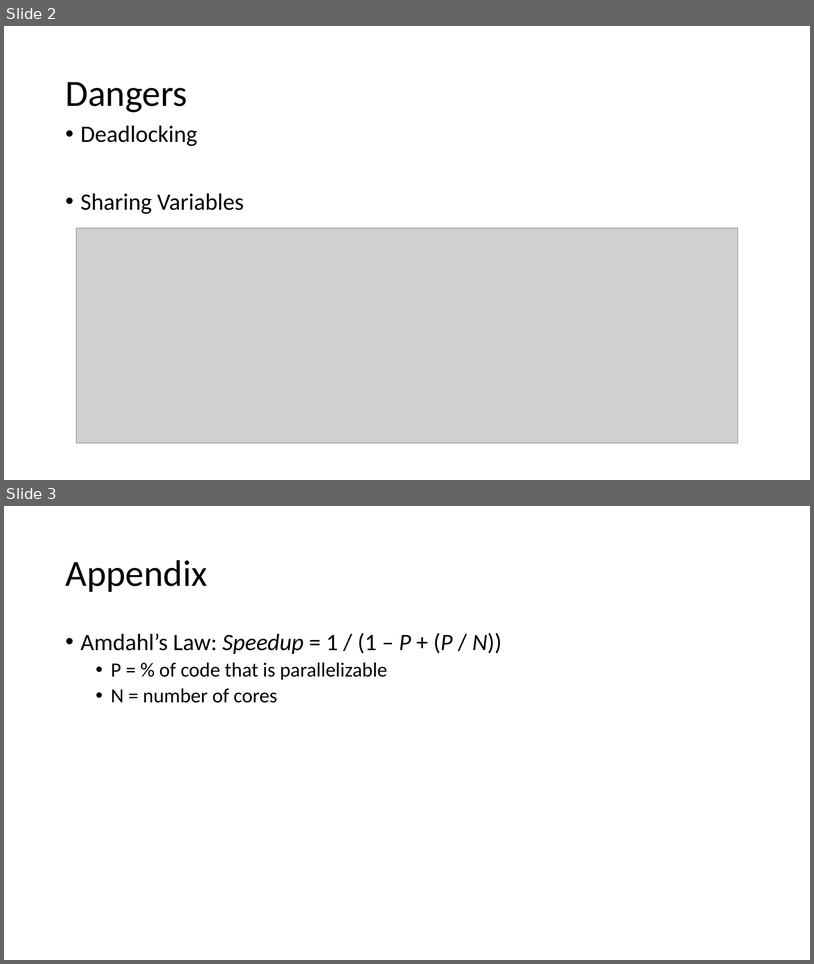
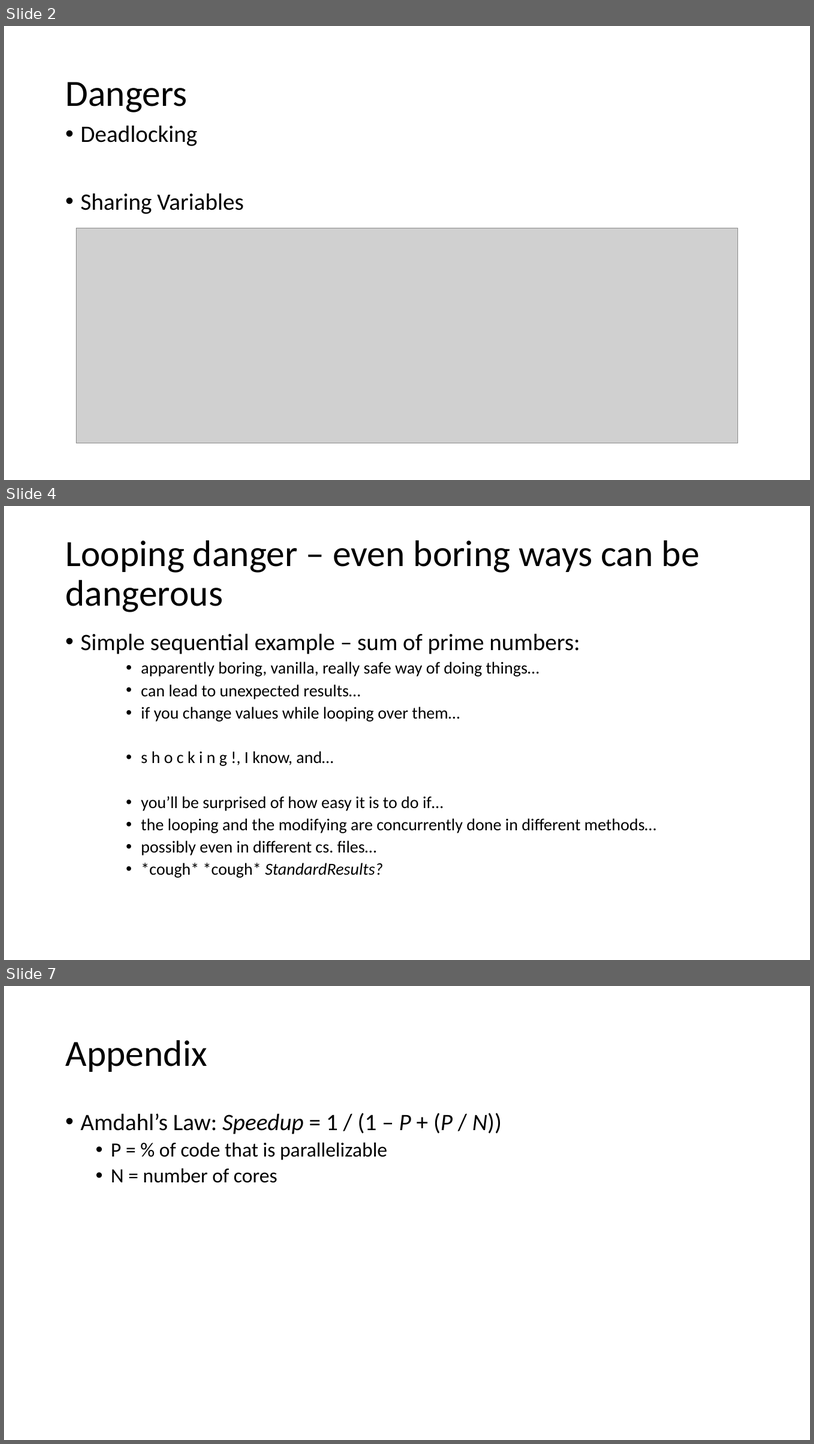
Before and after one commit to Ch3loo19/ConcurrencyDotNet, a slide deck: Concurrency/AdditionalInfo/SlidesDesu/GeekSlides.pptx. Shown one above the other, each under a label of ours: slides 2 and 3 before the commit, slides 2, 4 and 7 after it; the slides between them are not shown. The pictures are 814x964 and 814x1444 pixels, drawn with LibreOffice and Linux fonts; fonts in the diff are those of the drawing; grey boxes stand for pictures. Boxes give left, top, right and bottom in pixels: in the first picture for what was removed or moved away, otherwise in the second. Text is boxed around its words. In the diff, an @@ line names an element or a change of style, - is before the commit and + after.

```diff
--- a/Concurrency/AdditionalInfo/SlidesDesu/GeekSlides.pptx
+++ b/Concurrency/AdditionalInfo/SlidesDesu/GeekSlides.pptx
@@ slide 4 added at bbox=[4, 506, 810, 960], background #FFFFFF @@
@@ title added at bbox=[65, 540, 700, 612], 44 pt, text #000000 @@
+Looping danger – even boring ways can be dangerous
@@ text added at bbox=[81, 633, 657, 877], 20 pt, text #000000 @@
+• Simple sequential example – sum of prime numbers:
+    • apparently boring, vanilla, really safe way of doing things…
+    • can lead to unexpected results…
+    • if you change values while looping over them…
+    • s h o c k i n g !, I know, and…
+    • you’ll be surprised of how easy it is to do if…
+    • the looping and the modifying are concurrently done in different methods…
+    • possibly even in different cs. files…
+    • *cough* *cough* StandardResults?
@@ what was slide 3 is now slide 7 @@
```
Also in this commit, not shown: 1 slide changed, 3 other slides added, 2 other files.
